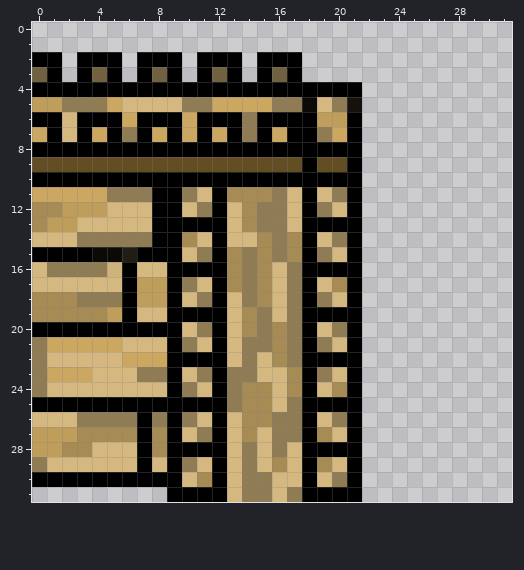
Two versions of one pixel-art sprite, Assets/Sprites/DesertWallandGate/VerticalWallTopRight.png. The picture above is the old version.
The file is 32x32 pixels. Pixels under 10% opacity are left out. Colours within 5 levels of each other are drawn and written as one.
Once edited:
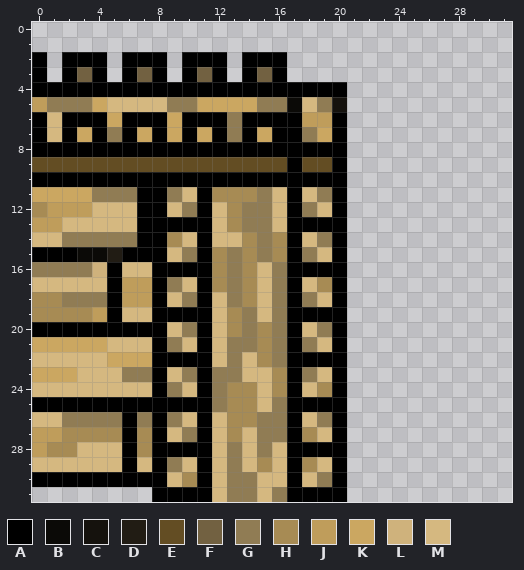
Palette (. is transparent): A #000000  B #0b0a07  C #15120d  D #211c14  E #634d23  F #726141  G #907c54  H #a78b54  J #bf9d5b  K #cba761  L #cfb27c  M #d5b880
What changed:
@@ x 0..31 @@
  1 ................................
- 2 AA.AAA.AAA.AAA.AAA..............
- 3 FA.AFA.AFA.AFA.AFA..............
- 4 AAAAAAAAAAAAAAAAAAAAAA..........
- 5 JJGGGKMMMMGGKKKKGGBMGC..........
- 6 AAMAAAKAAAKAAAGAAAAJJA..........
- 7 KAMAKAGAKAKAKAGAKAAGKA..........
- 8 AAAAAAAAAAAAAAAAAAAAAA..........
- 9 EEEEEEEEEEEEEEEEEEAEEA..........
-10 AAAAAAAAAAAAAAAAAAAAAA..........
-11 KKKKKGGGAAGMAHHHGMAMGA..........
-12 HHJJJMMMAAMGAMHGGMAGMA..........
-13 HJJMMMMMAAAAAMHGGMAAAA..........
-14 MMMGGGGGAAHMAMMHGHAMGA..........
-15 AAAABBDAAAMGAHGHGHAGMA..........
-16 MGGGGLAMMAAAAHGHMGAAAA..........
-17 MMMMMMAJJAGMAHGHMGAMHA..........
-18 HHHGGGAJJAMGAMGHMGAGMA..........
-19 HHHHHJAMMAAAAMHGMGAAAA..........
-20 AAAAAAAAAAMGAMHGHGAMGA..........
-21 GKKKKKMMMAGMAMGGHGAGMA..........
-22 GMMMMMKKKAAAAMGMHGAAAA..........
-23 GKKKMMMGGAMGAGGMMHAGMA..........
-24 GMMMMMMMMAGMAGHHMHAMHA..........
-25 AAAAAAAAAAAAAGHHMGAAAA..........
-26 MMMGGGGAGAGMAMHHGGAMGA..........
-27 JJJHHHHAHAMGAMHMGGAHMA..........
-28 JJHHMMMAHAAAAMGMGMAAAA..........
-29 GMMMMMMAMAGMAMGMHMAHMA..........
-30 AAAAAAAAAAMHAMGGMMAMGA..........
-31 .........AAAAMGGMGAAAA..........
+ 2 A.AAA.AAA.AAA.AAA...............
+ 3 A.AFA.AFA.AFA.AFA...............
+ 4 AAAAAAAAAAAAAAAAAAAAA...........
+ 5 JGGGKMMMMGGKKKKGGBMGC...........
+ 6 AMAAAKAAAKAAAGAAAAJJA...........
+ 7 AMAKAGAKAKAKAGAKAAGKA...........
+ 8 AAAAAAAAAAAAAAAAAAAAA...........
+ 9 EEEEEEEEEEEEEEEEEAEEA...........
+10 AAAAAAAAAAAAAAAAAAAAA...........
+11 KKKKGGGAAGMAHHHGMAMGA...........
+12 HJJJMMMAAMGAMHGGMAGMA...........
+13 JJMMMMMAAAAAMHGGMAAAA...........
+14 MMGGGGGAAHMAMMHGHAMGA...........
+15 AAABBDAAAMGAHGHGHAGMA...........
+16 GGGGLAMMAAAAHGHMGAAAA...........
+17 MMMMMAJJAGMAHGHMGAMHA...........
+18 HHGGGAJJAMGAMGHMGAGMA...........
+19 HHHHJAMMAAAAMHGMGAAAA...........
+20 AAAAAAAAAMGAMHGHGAMGA...........
+21 KKKKKMMMAGMAMGGHGAGMA...........
+22 MMMMMKKKAAAAMGMHGAAAA...........
+23 KKKMMMGGAMGAGGMMHAGMA...........
+24 MMMMMMMMAGMAGHHMHAMHA...........
+25 AAAAAAAAAAAAGHHMGAAAA...........
+26 MMGGGGAGAGMAMHHGGAMGA...........
+27 JJHHHHAHAMGAMHMGGAHMA...........
+28 JHHMMMAHAAAAMGMGMAAAA...........
+29 MMMMMMAMAGMAMGMHMAHMA...........
+30 AAAAAAAAAMHAMGGMMAMGA...........
+31 ........AAAAMGGMGAAAA...........
Changed places in both pictures, as pixel boxes (x1, y1, x2, y2):
changed: (32, 52, 362, 502)
